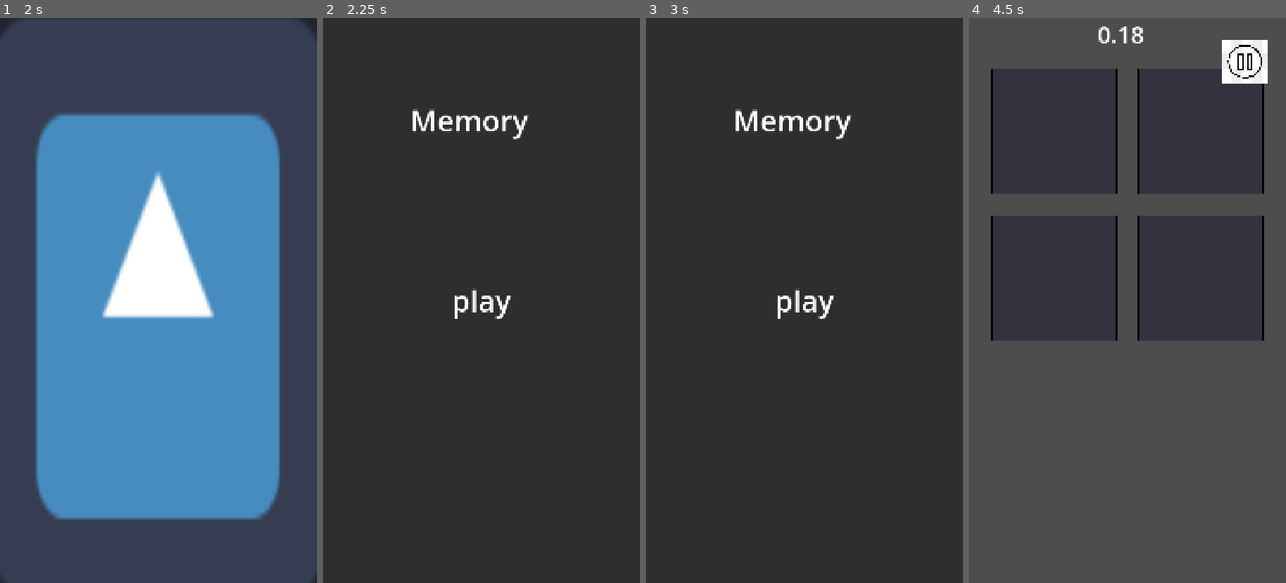
Above: before the commit, frames 1-4 (left to right).
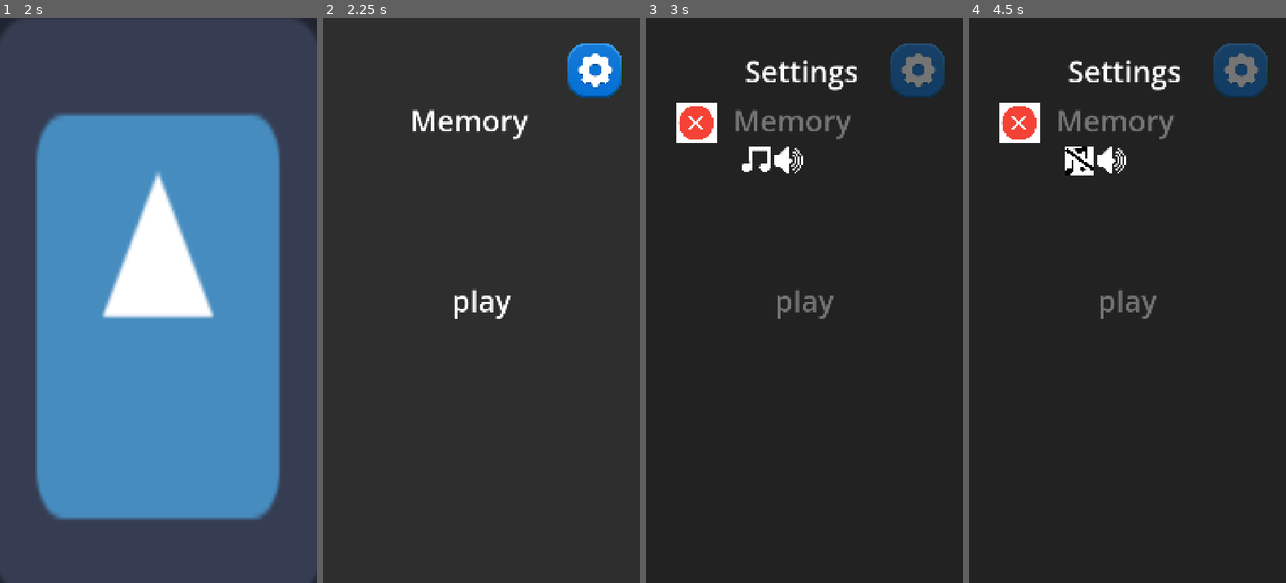
Above: after the commit, the same moments.

Repository: sabarnamaity-capsitech/SampleGameArchitecture
Game: Godot game, scene res://Scenes/Boot.tscn
Two runs of this game, one before a commit and one after it. Both use one fixed random seed, a clock stepped at 60 frames per second and the inputs below. The engine's default icon, where the game draws it, is replaced by a stand-in: a white triangle on a blue panel in a dark square. Sound files missing from this copy of the repository are replaced by a short silence.
Inputs (mouse positions are in pixels of both pictures, inside the frame that each line leads up to; where the layout moved, square brackets give the same spot in the first picture):
- Up to frame 1 (2 s): tap Enter at 0.5 s; move the mouse to (228, 272) at 0.52 s; click (228, 272) at 0.67 s; tap Space at 1.25 s; move the mouse to (95, 328) at 1.27 s; click (95, 328) at 1.42 s
- Up to frame 2 (2.25 s): tap Enter at 2 s; move the mouse to (513, 176) at 2.02 s; click (513, 176) at 2.17 s
- Up to frame 3 (3 s): click (918, 68) at 2.77 s
- Up to frame 4 (4.5 s): click (1079, 159) [1127, 300] at 3.5 s; click (1010, 80) at 4.25 s, where only the run before the commit has a clickable "1"

Frame 1 is identical in both runs. In frame 2, 1.5% of the frame differs, in the area x 77-95%, y 4-15%; in frame 3, 4.5%; in frame 4, 100%, in the area x 0-100%, y 0-100%.

Commit message:
settings and sound imp[lemented

Diff:
--- a/Resource/game_config.tres
+++ b/Resource/game_config.tres
@@ -1,11 +1,17 @@
 [gd_resource type="Resource" script_class="GameConfig" format=3 uid="uid://jahyucwkem8o"]
 
 [ext_resource type="Script" uid="uid://dbbgd5ooyeqbg" path="res://Scripts/GameConfig.gd" id="1_2umma"]
+[ext_resource type="AudioStream" uid="uid://ctoynvifi5g6s" path="res://Audio/Catchy Puzzle Game.wav" id="1_0010n"]
 [ext_resource type="PackedScene" uid="uid://2213kpxg4iwr" path="res://Scenes/Pause_Panel.tscn" id="1_nq4nb"]
 [ext_resource type="PackedScene" uid="uid://d1lfdxxo6hicv" path="res://Scenes/Home.tscn" id="2_pmo7g"]
 [ext_resource type="PackedScene" uid="uid://1ipjdx420ujr" path="res://Scenes/WinPanel.tscn" id="2_tyoi4"]
+[ext_resource type="PackedScene" uid="uid://hum1thh6wwg2" path="res://Scenes/Settings_panel.tscn" id="4_4gf0y"]
 [ext_resource type="PackedScene" uid="uid://dx8imhghi8wt7" path="res://Scenes/Gameplay.tscn" id="4_se1m8"]
 [ext_resource type="PackedScene" uid="uid://b1o4pfgael4yk" path="res://Scenes/Level_panel.tscn" id="5_se1m8"]
+[ext_resource type="AudioStream" uid="uid://c2pfn32vwyo17" path="res://Audio/Drop.wav" id="7_j5k46"]
+[ext_resource type="AudioStream" uid="uid://cmsh71mg6tqnw" path="res://Audio/dropsound.wav" id="8_wbvwy"]
+[ext_resource type="AudioStream" uid="uid://dt4wf21rubmi2" path="res://Audio/Match normal.ogg" id="9_0010n"]
+[ext_resource type="AudioStream" uid="uid://nyuvie2pitae" path="res://Audio/win.mp3" id="11_4gf0y"]
 
 [resource]
 script = ExtResource("1_2umma")
@@ -16,6 +22,16 @@
 })
 panels = Dictionary[String, PackedScene]({
 "pause": ExtResource("1_nq4nb"),
+"settings": ExtResource("4_4gf0y"),
 "win": ExtResource("2_tyoi4")
 })
+sounds = Dictionary[String, AudioStream]({
+"click": ExtResource("7_j5k46"),
+"flip": ExtResource("8_wbvwy"),
+"match": ExtResource("9_0010n"),
+"win_jingle": ExtResource("11_4gf0y")
+})
+music = Dictionary[String, AudioStream]({
+"bgm": ExtResource("1_0010n")
+})
 metadata/_custom_type_script = "uid://dbbgd5ooyeqbg"
--- a/Scenes/Boot.gd
+++ b/Scenes/Boot.gd
@@ -3,5 +3,6 @@
 @export var splash_duration: float = 3  # koto second Boot dekhabe
 
 func _ready() -> void:
+	GameService.sound.play_music("bgm")
 	await get_tree().create_timer(splash_duration).timeout
 	GameService.scene.go_to("home")
--- a/Scenes/Home.tscn
+++ b/Scenes/Home.tscn
@@ -1,6 +1,7 @@
 [gd_scene format=3 uid="uid://d1lfdxxo6hicv"]
 
 [ext_resource type="Script" uid="uid://b4iro5imoiaix" path="res://Scenes/HomeController.gd" id="1_3wroe"]
+[ext_resource type="Texture2D" uid="uid://dyvn1aewy457u" path="res://Sprites/settings_icon_new.png" id="2_oauki"]
 
 [sub_resource type="LabelSettings" id="LabelSettings_xtytc"]
 font_size = 100
@@ -8,7 +9,7 @@
 [sub_resource type="LabelSettings" id="LabelSettings_3wroe"]
 font_size = 100
 
-[node name="Home" type="Control" unique_id=1190345737 node_paths=PackedStringArray("play_button")]
+[node name="Home" type="Control" unique_id=1190345737 node_paths=PackedStringArray("play_button", "settings_button")]
 layout_mode = 3
 anchors_preset = 15
 anchor_right = 1.0
@@ -17,6 +18,7 @@
 grow_vertical = 2
 script = ExtResource("1_3wroe")
 play_button = NodePath("Panel/TextureButton")
+settings_button = NodePath("Panel/Settingsbtn")
 
 [node name="Panel" type="Panel" parent="." unique_id=570675499]
 layout_mode = 1
@@ -64,3 +66,17 @@
 label_settings = SubResource("LabelSettings_3wroe")
 horizontal_alignment = 1
 vertical_alignment = 1
+
+[node name="Settingsbtn" type="TextureButton" parent="Panel" unique_id=345662452]
+layout_mode = 1
+anchors_preset = 1
+anchor_left = 1.0
+anchor_right = 1.0
+offset_left = -249.0
+offset_top = 84.0
+offset_right = -60.0
+offset_bottom = 273.0
+grow_horizontal = 0
+texture_normal = ExtResource("2_oauki")
+ignore_texture_size = true
+stretch_mode = 4
--- a/Scenes/HomeController.gd
+++ b/Scenes/HomeController.gd
@@ -1,14 +1,36 @@
+# extends Control
+# var _sound:AudioManager
+# var _scene:SceneManager
+# @export var play_button: TextureButton
+# func setup(_game: GameManager, sound: AudioManager, scene: SceneManager) -> void:
+# 	_sound = sound
+# 	_scene = scene
+# func _ready() -> void:
+# 	play_button.pressed.connect(_on_play_pressed)
+
+# func _on_play_pressed() -> void:
+# 	print("Play button pressed")
+# 	# _sound.play("click")
+# 	_scene.go_to("level_select")
+
+
 extends Control
 var _sound:AudioManager
 var _scene:SceneManager
 @export var play_button: TextureButton
+@export var settings_button: TextureButton
 func setup(_game: GameManager, sound: AudioManager, scene: SceneManager) -> void:
 	_sound = sound
 	_scene = scene
 func _ready() -> void:
 	play_button.pressed.connect(_on_play_pressed)
+	settings_button.pressed.connect(_on_settings_pressed)
 
 func _on_play_pressed() -> void:
 	print("Play button pressed")
-	# _sound.play("click")
+	_sound.play("click")
 	_scene.go_to("level_select")
+
+func _on_settings_pressed() -> void:
+	_sound.play("click")
+	GameService.ui.push("settings")
--- a/Scenes/PausePanel.gd
+++ b/Scenes/PausePanel.gd
@@ -3,6 +3,7 @@
 var _scene:SceneManager
 var _game:GameManager
 var _ui:UIManager
+var _save: SaveManager
 @export var restart_button: TextureButton
 @export var home_button: TextureButton
 @export var level_label: Label
@@ -11,11 +12,12 @@
 	restart_button.pressed.connect(_on_restart_pressed)
 	home_button.pressed.connect(_on_home_pressed)
 	GameBus.game_paused.connect(_on_game_paused)
-func setup(sound: AudioManager, ui: UIManager, game: GameManager, scene: SceneManager) -> void:
+func setup(sound: AudioManager, ui: UIManager, game: GameManager, scene: SceneManager, save: SaveManager) -> void:
 	_sound = sound
 	_ui = ui
 	_game = game
 	_scene = scene
+	_save = save
 func _on_restart_pressed() -> void:
 	print("Restart pressed")
 	_sound.play("click")
--- /dev/null
+++ b/Scenes/Settings_panel.tscn
@@ -0,0 +1,106 @@
+[gd_scene format=3 uid="uid://hum1thh6wwg2"]
+
+[ext_resource type="Texture2D" uid="uid://bq70ixoc0jgh4" path="res://Sprites/musicon.png" id="1_otphd"]
+[ext_resource type="Script" uid="uid://dggnhsv24fdrt" path="res://Scripts/SettingsPanel.gd" id="1_sftxy"]
+[ext_resource type="Texture2D" uid="uid://bifb0qfjnml33" path="res://Sprites/musicoff.png" id="2_3p0qm"]
+[ext_resource type="Texture2D" uid="uid://djoe4kdpa0ln8" path="res://Sprites/soundon.png" id="3_sftxy"]
+[ext_resource type="Texture2D" uid="uid://cdq1v36sfsu0a" path="res://Sprites/soundoff.jpg" id="4_sh0ml"]
+[ext_resource type="Texture2D" uid="uid://dyryhw32b4aq4" path="res://Sprites/crossbtn.png" id="6_sh0ml"]
+
+[sub_resource type="LabelSettings" id="LabelSettings_qpcca"]
+font_size = 100
+
+[node name="Settings_panel" type="Control" unique_id=541273592 node_paths=PackedStringArray("music_on_btn", "music_off_btn", "sound_on_btn", "sound_off_btn", "close_btn")]
+layout_mode = 3
+anchors_preset = 15
+anchor_right = 1.0
+anchor_bottom = 1.0
+grow_horizontal = 2
+grow_vertical = 2
+script = ExtResource("1_sftxy")
+music_on_btn = NodePath("Panel/TextureRect/HBoxContainer/TextureButton")
+music_off_btn = NodePath("Panel/TextureRect/HBoxContainer/TextureButton2")
+sound_on_btn = NodePath("Panel/TextureRect/HBoxContainer/TextureButton3")
+sound_off_btn = NodePath("Panel/TextureRect/HBoxContainer/TextureButton4")
+close_btn = NodePath("Panel/TextureRect/TextureButton")
+
+[node name="Panel" type="Panel" parent="." unique_id=560306545]
+layout_mode = 1
+anchors_preset = 15
+anchor_right = 1.0
+anchor_bottom = 1.0
+grow_horizontal = 2
+grow_vertical = 2
+
+[node name="Label" type="Label" parent="Panel" unique_id=578221023]
+layout_mode = 1
+anchors_preset = 5
+anchor_left = 0.5
+anchor_right = 0.5
+offset_left = -203.0
+offset_top = 113.0
+offset_right = 184.0
+offset_bottom = 250.0
+grow_horizontal = 2
+text = "Settings"
+label_settings = SubResource("LabelSettings_qpcca")
+
+[node name="TextureRect" type="TextureRect" parent="Panel" unique_id=2078522274]
+layout_mode = 1
+anchors_preset = 5
+anchor_left = 0.5
+anchor_right = 0.5
+offset_left = -437.0
+offset_top = 289.0
+offset_right = 406.0
+offset_bottom = 1480.0
+grow_horizontal = 2
+expand_mode = 1
+
+[node name="HBoxContainer" type="HBoxContainer" parent="Panel/TextureRect" unique_id=1005502946]
+layout_mode = 1
+anchors_preset = 5
+anchor_left = 0.5
+anchor_right = 0.5
+offset_left = -199.5
+offset_top = 145.91
+offset_right = 230.5
+offset_bottom = 245.91
+grow_horizontal = 2
+theme_override_constants/separation = 10
+
+[node name="TextureButton" type="TextureButton" parent="Panel/TextureRect/HBoxContainer" unique_id=8043202]
+custom_minimum_size = Vector2(100, 100)
+layout_mode = 2
+texture_normal = ExtResource("1_otphd")
+ignore_texture_size = true
+stretch_mode = 4
+
+[node name="TextureButton2" type="TextureButton" parent="Panel/TextureRect/HBoxContainer" unique_id=2011339093]
+custom_minimum_size = Vector2(100, 100)
+layout_mode = 2
+texture_normal = ExtResource("2_3p0qm")
+ignore_texture_size = true
+stretch_mode = 4
+
+[node name="TextureButton3" type="TextureButton" parent="Panel/TextureRect/HBoxContainer" unique_id=1259301144]
+custom_minimum_size = Vector2(100, 100)
+layout_mode = 2
+texture_normal = ExtResource("3_sftxy")
+ignore_texture_size = true
+stretch_mode = 4
+
+[node name="TextureButton4" type="TextureButton" parent="Panel/TextureRect/HBoxContainer" unique_id=1145487642]
+custom_minimum_size = Vector2(100, 100)
+layout_mode = 2
+texture_normal = ExtResource("4_sh0ml")
+ignore_texture_size = true
+stretch_mode = 4
+
+[node name="TextureButton" type="TextureButton" parent="Panel/TextureRect" unique_id=1307206433]
+layout_mode = 0
+offset_right = 136.0
+offset_bottom = 136.0
+texture_normal = ExtResource("6_sh0ml")
+ignore_texture_size = true
+stretch_mode = 4
--- a/Scenes/WinPanel.gd
+++ b/Scenes/WinPanel.gd
@@ -4,17 +4,18 @@
 var _ui: UIManager
 var _game: GameManager
 var _scene: SceneManager
-
+var _save: SaveManager
 @export var time_label: Label
 @export var level_label: Label
 @export var retry_button: TextureButton
 @export var home_button: TextureButton
 
-func setup(sound: AudioManager, ui: UIManager, game: GameManager, scene: SceneManager) -> void:
+func setup(sound: AudioManager, ui: UIManager, game: GameManager, scene: SceneManager, save: SaveManager) -> void:
 	_sound = sound
 	_ui = ui
 	_game = game
 	_scene = scene
+	_save = save
 
 func _ready() -> void:
 	print("WIN PANEL READY")
--- a/Scripts/AudioManager.gd
+++ b/Scripts/AudioManager.gd
@@ -1,37 +1,118 @@
+# class_name AudioManager
+# extends Node
+# # Pooled SFX players. Idle player-der process disabled thake (battery/CPU save).
+
+# const POOL_SIZE := 8
+# var _pool: Array[AudioStreamPlayer] = []
+# var _sfx: Dictionary = {}
+
+# func setup(config: GameConfig) -> void:
+# 	for key in config.sounds:
+# 		register(key, config.sounds[key])
+# func _ready() -> void:
+# 	for i in POOL_SIZE:
+# 		var p := AudioStreamPlayer.new()
+# 		p.process_mode = Node.PROCESS_MODE_DISABLED
+# 		p.finished.connect(func(): p.process_mode = Node.PROCESS_MODE_DISABLED)
+# 		add_child(p)
+# 		_pool.append(p)
+
+# func register(name: String, stream: AudioStream) -> void:
+# 	_sfx[name] = stream
+
+# func play(name: String) -> void:
+# 	if not _sfx.has(name):
+# 		push_warning("AudioManager: '%s' not registered" % name)
+# 		return
+# 	for p in _pool:
+# 		if not p.playing:
+# 			p.process_mode = Node.PROCESS_MODE_INHERIT
+# 			p.stream = _sfx[name]
+# 			p.play()
+# 			return
+# 	_pool[0].process_mode = Node.PROCESS_MODE_INHERIT
+# 	_pool[0].stream = _sfx[name]
+# 	_pool[0].play()
+
 class_name AudioManager
 extends Node
-# Pooled SFX players. Idle player-der process disabled thake (battery/CPU save).
+# SFX: প্রতিবার নতুন AudioStreamPlayer বানিয়ে play, শেষ হলে queue_free (dynamic, pool na).
+# BGM: ekta dedicated player, ei node GameService-er child hisebe autoload e
+# thake bole scene change hole o eta destroy hoy na — music continuous chole.
 
-const POOL_SIZE := 8
+var _sfx: Dictionary = {}
+var _music: Dictionary = {}
 
-
-var _pool: Array[AudioStreamPlayer] = []
-var _sfx: Dictionary = {}
+var _bgm_player: AudioStreamPlayer
+var _current_music_name: String = ""
 
 func setup(config: GameConfig) -> void:
 	for key in config.sounds:
 		register(key, config.sounds[key])
+	for key in config.music:
+		register_music(key, config.music[key])
+
 func _ready() -> void:
-	for i in POOL_SIZE:
-		var p := AudioStreamPlayer.new()
-		p.process_mode = Node.PROCESS_MODE_DISABLED
-		p.finished.connect(func(): p.process_mode = Node.PROCESS_MODE_DISABLED)
-		add_child(p)
-		_pool.append(p)
+	_bgm_player = AudioStreamPlayer.new()
+	add_child(_bgm_player)
+	_bgm_player.finished.connect(_on_music_finished)
+	GameBus.settings_changed.connect(_on_settings_changed)
+
+# ---------------- SFX ----------------
 
 func register(name: String, stream: AudioStream) -> void:
 	_sfx[name] = stream
 
 func play(name: String) -> void:
+	if not _is_sound_on():
+		return
 	if not _sfx.has(name):
 		push_warning("AudioManager: '%s' not registered" % name)
 		return
-	for p in _pool:
-		if not p.playing:
-			p.process_mode = Node.PROCESS_MODE_INHERIT
-			p.stream = _sfx[name]
-			p.play()
-			return
-	_pool[0].process_mode = Node.PROCESS_MODE_INHERIT
-	_pool[0].stream = _sfx[name]
-	_pool[0].play()
+	var p := AudioStreamPlayer.new()
+	add_child(p)
+	p.stream = _sfx[name]
+	p.play()
+	p.finished.connect(func(): p.queue_free())
+
+# ---------------- BGM ----------------
+
+func register_music(name: String, stream: AudioStream) -> void:
+	_music[name] = stream
+
+func play_music(name: String) -> void:
+	if not _music.has(name):
+		push_warning("AudioManager: music '%s' not registered" % name)
+		return
+	_current_music_name = name
+	if not _is_music_on():
+		return
+	if _bgm_player.playing and _bgm_player.stream == _music[name]:
+		return
+	_bgm_player.stream = _music[name]
+	_bgm_player.play()
+
+func stop_music() -> void:
+	_bgm_player.stop()
+
+func _on_music_finished() -> void:
+	if _current_music_name != "" and _is_music_on():
+		_bgm_player.play()
+
+# ---------------- Settings reaction ----------------
+
+func _on_settings_changed(key: String, value: Variant) -> void:
+	if key == "is_music_on":
+		if value:
+			if _current_music_name != "":
+				play_music(_current_music_name)
+		else:
+			stop_music()
+
+# ---------------- Helpers ----------------
+
+func _is_sound_on() -> bool:
+	return GameService.save.get_setting("is_sound_on", true)
+
+func _is_music_on() -> bool:
+	return GameService.save.get_setting("is_music_on", true)
--- a/Scripts/GameConfig.gd
+++ b/Scripts/GameConfig.gd
@@ -3,3 +3,4 @@
 @export var scenes: Dictionary[String, PackedScene] = {}
 @export var panels: Dictionary[String, PackedScene] = {}
 @export var sounds: Dictionary[String, AudioStream] = {}
+@export var music: Dictionary[String, AudioStream] = {}
--- /dev/null
+++ b/Scripts/SettingsPanel.gd
@@ -0,0 +1,52 @@
+extends Control
+class_name SettingsPanel
+
+var _sound: AudioManager
+var _ui: UIManager
+var _game: GameManager
+var _scene: SceneManager
+var _save: SaveManager
+@export var music_on_btn: TextureButton
+@export var music_off_btn: TextureButton
+@export var sound_on_btn: TextureButton
+@export var sound_off_btn: TextureButton
+@export var close_btn: TextureButton
+
+func setup(sound: AudioManager, ui: UIManager, game: GameManager, scene: SceneManager, save: SaveManager) -> void:
+	_sound = sound
+	_ui = ui
+	_game = game
+	_scene = scene
+	_save = save
+
+func _ready() -> void:
+	music_on_btn.pressed.connect(_on_music_toggle)
+	music_off_btn.pressed.connect(_on_music_toggle)
+	sound_on_btn.pressed.connect(_on_sound_toggle)
+	sound_off_btn.pressed.connect(_on_sound_toggle)
+	close_btn.pressed.connect(_on_close_pressed)
+	_refresh_visuals()
+
+func _refresh_visuals() -> void:
+	var music_on: bool = _save.get_setting("is_music_on", true)
+	var sound_on: bool = _save.get_setting("is_sound_on", true)
+	music_on_btn.visible = music_on
+	music_off_btn.visible = not music_on
+	sound_on_btn.visible = sound_on
+	sound_off_btn.visible = not sound_on
+
+func _on_music_toggle() -> void:
+	var current: bool = _save.get_setting("is_music_on", true)
+	_save.set_setting("is_music_on", not current)
+	_sound.play("click")
+	_refresh_visuals()
+
+func _on_sound_toggle() -> void:
+	var current: bool = _save.get_setting("is_sound_on", true)
+	_save.set_setting("is_sound_on", not current)
+	_sound.play("click")
+	_refresh_visuals()
+
+func _on_close_pressed() -> void:
+	_sound.play("click")
+	_ui.pop("settings")
--- a/Scripts/UIManager.gd
+++ b/Scripts/UIManager.gd
@@ -16,7 +16,7 @@
 	var instance = packed.instantiate()
 	if instance.has_method("setup"):
 		# instance.setup(GameService.sound, self, GameService.game, GameService.scene)
-		instance.setup(GameService.sound, self, GameService.game, GameService.scene)
+		instance.setup(GameService.sound, self, GameService.game, GameService.scene, GameService.save)
 
 	add_child(instance)
 	_open_panels[panel_name] = instance
Not shown, added: Audio/Button Magic.mp3.import
Not shown, added: Audio/Catchy Puzzle Game.wav.import
Not shown, added: Audio/Drop.wav.import
Not shown, added: Audio/Lost.wav.import
Not shown, added: Audio/Match normal.ogg.import
Not shown, added: Audio/Tap.wav.import
Not shown, added: Audio/dropsound.wav.import
Not shown, added: Audio/win.mp3.import
Not shown, added: Scripts/SettingsPanel.gd.uid
Binary file added: Sprites/crossbtn.png
Not shown, added: Sprites/crossbtn.png.import
Binary file added: Sprites/musicoff.png
(and 17 more such lines)
